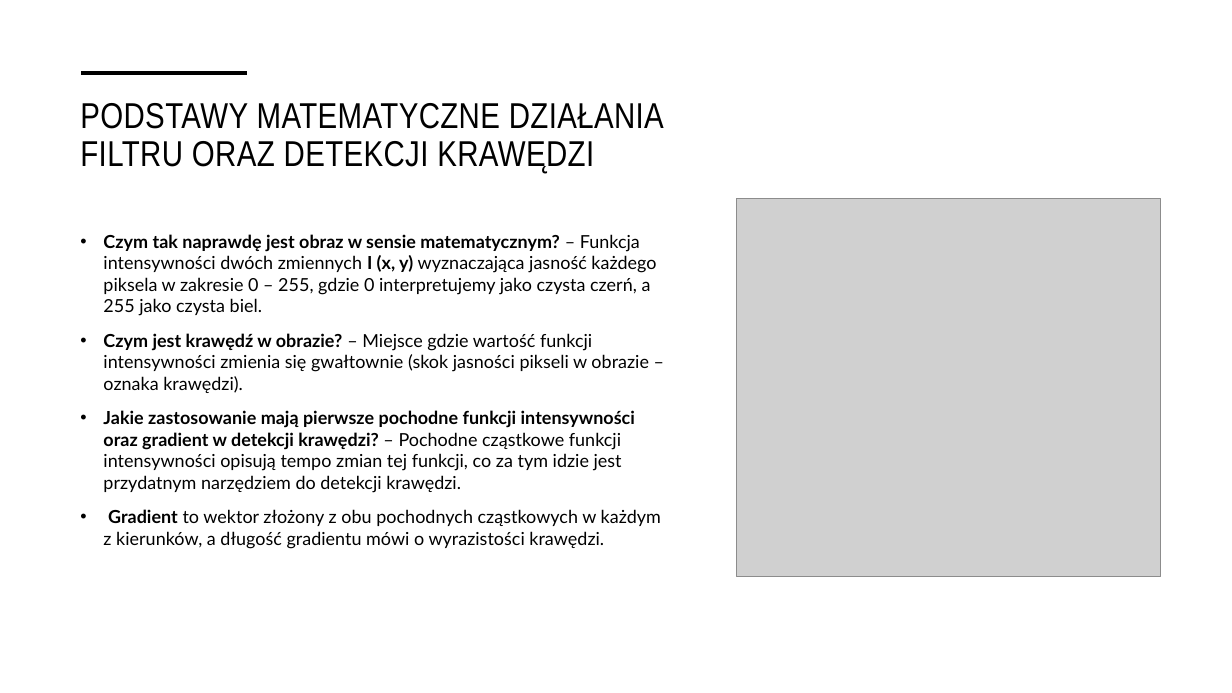
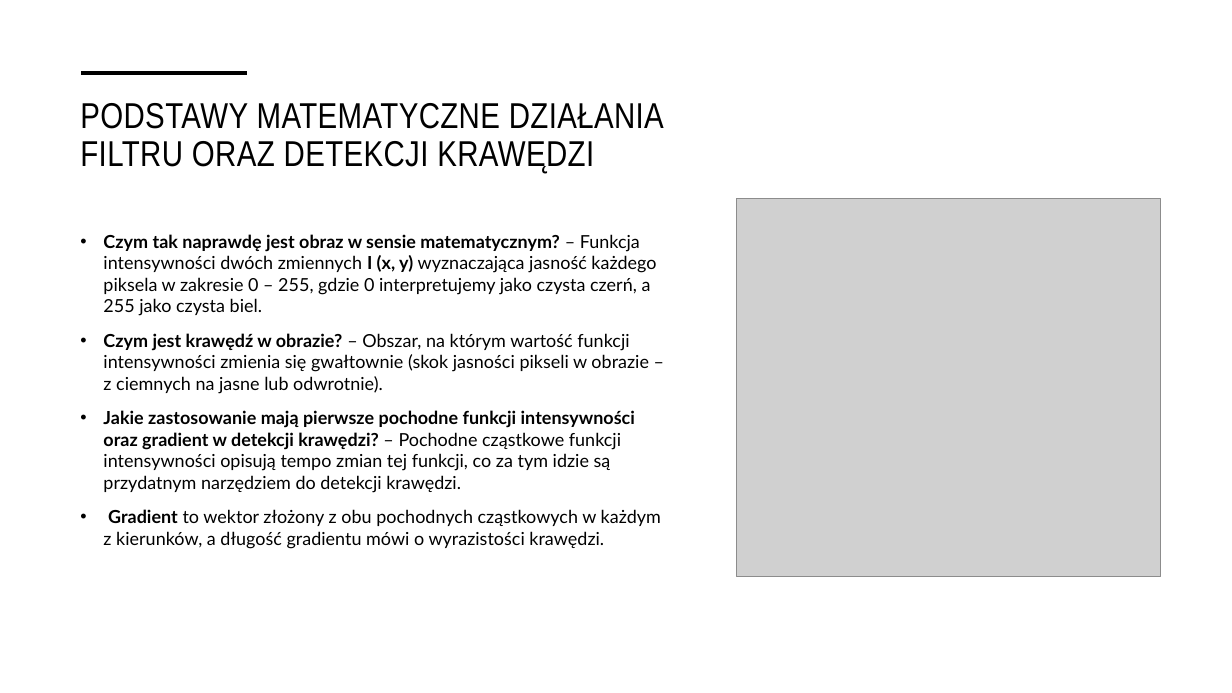
Before and after one commit to igorkotlarz1/Sobel-edge-detection, a slide deck: slide 3 of Dokumenty/Detekcja krawędzi operatorem Sobel’a.pptx. Drawn at 1232x693 pixels with LibreOffice and Linux fonts; fonts in the diff are those of the drawing; grey boxes stand for pictures. Boxes give left, top, right and bottom in pixels: in the first picture for what was removed or moved away, otherwise in the second. Text is boxed around its words. In the diff, an @@ line names an element or a change of style, - is before the commit and + after.

```diff
--- a/Dokumenty/Detekcja krawędzi operatorem Sobel’a.pptx
+++ b/Dokumenty/Detekcja krawędzi operatorem Sobel’a.pptx
@@ text at (103, 333, 649, 493): text changed @@
-• Czym jest krawędź w obrazie? – Miejsce gdzie wartość funkcji intensywności zmienia się gwałtownie (skok jasności pikseli w obrazie – oznaka krawędzi).
-• Jakie zastosowanie mają pierwsze pochodne funkcji intensywności oraz gradient w detekcji krawędzi? – Pochodne cząstkowe funkcji intensywności opisują tempo zmian tej funkcji, co za tym idzie jest przydatnym narzędziem do detekcji krawędzi.
+• Czym jest krawędź w obrazie? – Obszar, na którym wartość funkcji intensywności zmienia się gwałtownie (skok jasności pikseli w obrazie – z ciemnych na jasne lub odwrotnie).
+• Jakie zastosowanie mają pierwsze pochodne funkcji intensywności oraz gradient w detekcji krawędzi? – Pochodne cząstkowe funkcji intensywności opisują tempo zmian tej funkcji, co za tym idzie są przydatnym narzędziem do detekcji krawędzi.
```
Also in this commit, not shown: 2 other slides changed.
